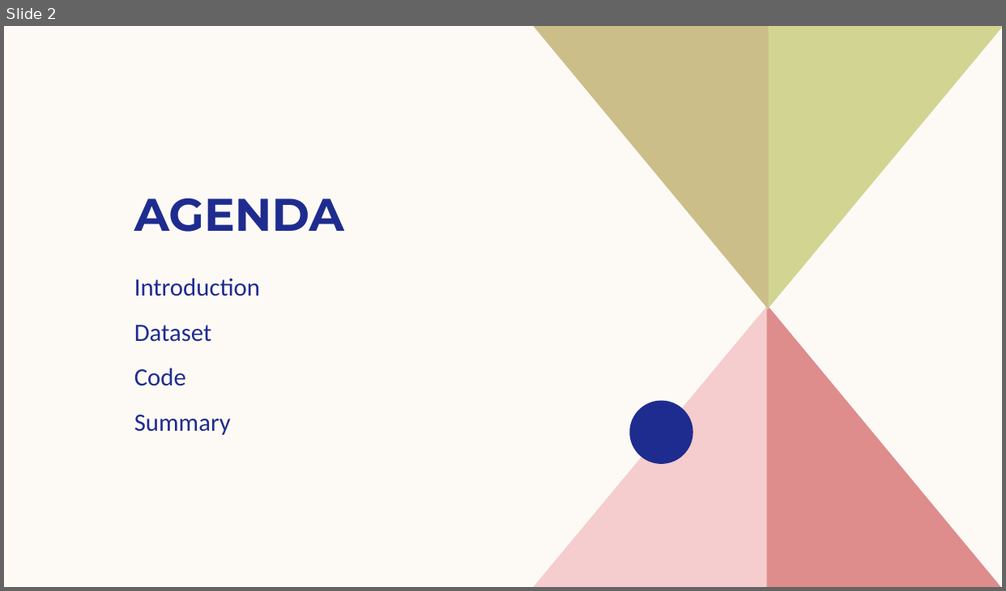
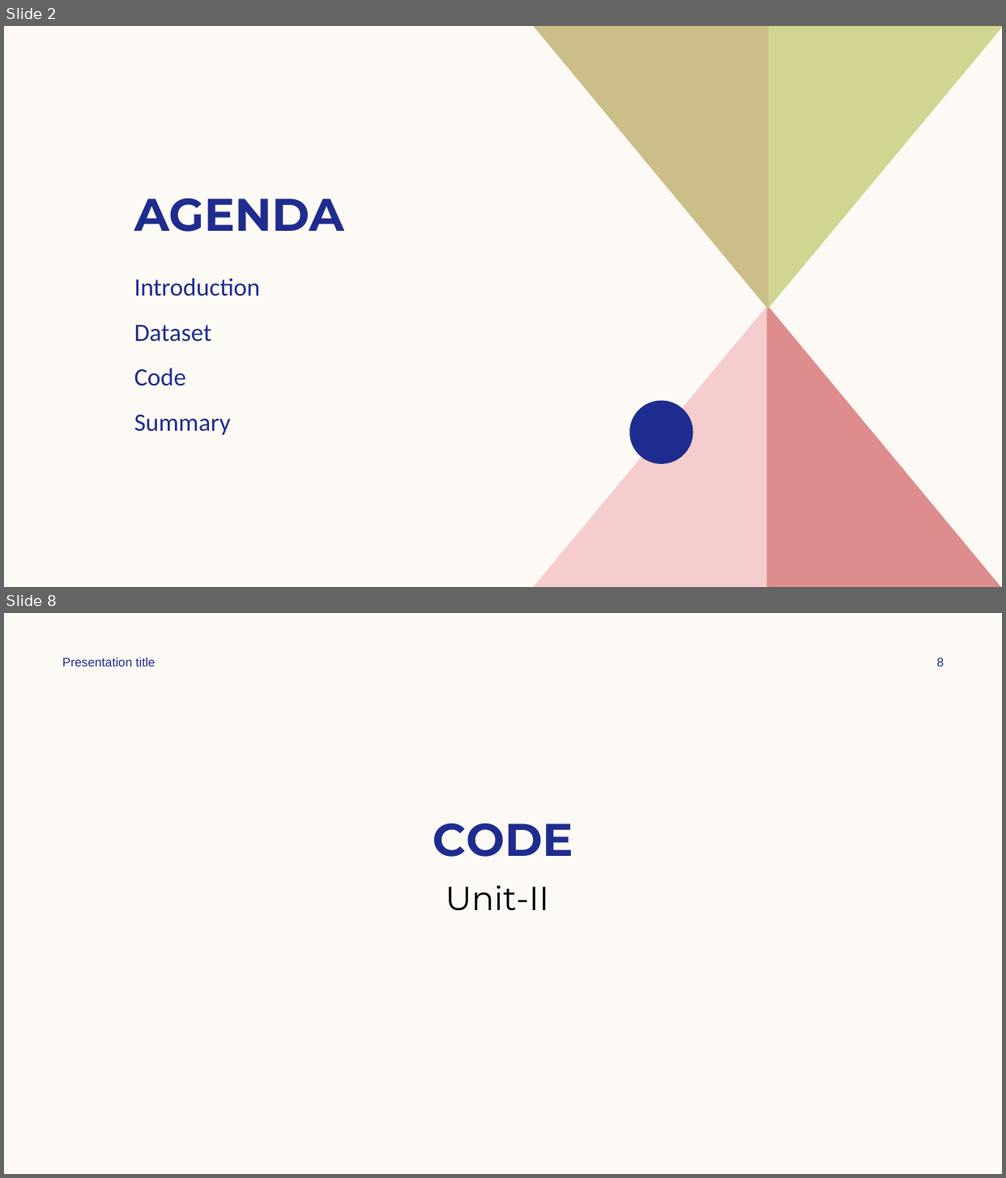
Before and after one commit to PratikKin/Statistics-Case-Study-Group-12, a slide deck: Diabetes/Statistics Case Study.pptx. Shown one above the other, each under a label of ours: slide 2 before the commit, slides 2 and 8 after it; the slides between them are not shown. The pictures are 1006x591 and 1006x1178 pixels, drawn with LibreOffice and Linux fonts; fonts in the diff are those of the drawing. Boxes give left, top, right and bottom in pixels: in the first picture for what was removed or moved away, otherwise in the second. Text is boxed around its words. In the diff, an @@ line names an element or a change of style, - is before the commit and + after.

```diff
--- a/Diabetes/Statistics Case Study.pptx
+++ b/Diabetes/Statistics Case Study.pptx
@@ slide 8 added at <box>4,613,1002,1174</box>, background #FDFAF6 @@
@@ text added at <box>62,658,155,666</box>, 12 pt, text #1F2C8F @@
+Presentation title
@@ page number added at <box>937,658,944,666</box>, 12 pt, text #1F2C8F @@
+8
@@ title added at <box>432,823,573,857</box>, 44 pt, text #1F2C8F, bold @@
+CODE
@@ text added at <box>445,885,549,911</box>, 32 pt, text #000000 @@
+Unit-II
```
Also in this commit, not shown: 6 slides changed, 26 other slides added, 2 slides removed, 22 other files.
